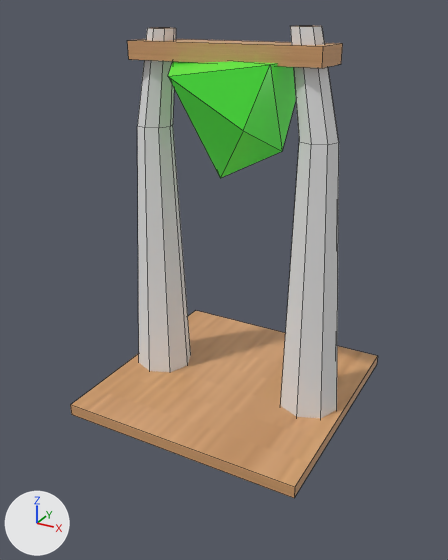
The FBX model Assets/Models/Crystalliser.fbx: old version first, new version second.
Camera for both pictures: a 50 mm lens placed at (4.36, -8.3, 6.09), pointed at (-0.15, -0.1, 1.99). The lights are fixed; the arrows at lower left show +X, +Y and +Z. Mesh edges are drawn as thin lines. Where no turn or scale is listed for an object, it has been applied to the vertices.

Before the edit, the objects in view are built like this:
```python
me_cube = bpy.data.meshes.new('Cube')
me_cube.from_pydata(...)  # 64 vertices, 48 faces; spans x -2.0..2.0, y -2.0..2.0, z -2.07..3.91
# faces by material slot: [16, 32]
me_cube.materials.append(mat_material_003)  # picture img_woodgrain_jpg
me_cube.materials.append(mat_material_002)  # white #e7e7e7
# before: 1 (2.0, 2.0, -2.07) at pixel (376, 364), 3 (2.0, -2.0, -2.07) at pixel (294, 498), 5 (-2.0, 2.0, -2.07), 7 (-2.0, -2.0, -2.07) at pixel (71, 414)
me_icosphere_003 = bpy.data.meshes.new('Icosphere.003')
me_icosphere_003.from_pydata(...)  # 9 vertices, 14 faces; spans x -1.04..0.85, y -0.94..1.06, z -1.73..0.0
me_icosphere_003.materials.append(mat_material_001)  # green #43e731
ob_cube = bpy.data.objects.new('Cube', me_cube)
ob_cube.location = (0.0, 0.0, 1.95)
ob_icosphere_001 = bpy.data.objects.new('Icosphere.001', me_icosphere_003)
ob_icosphere_001.location = (-0.03, 0.03, 5.41)
```
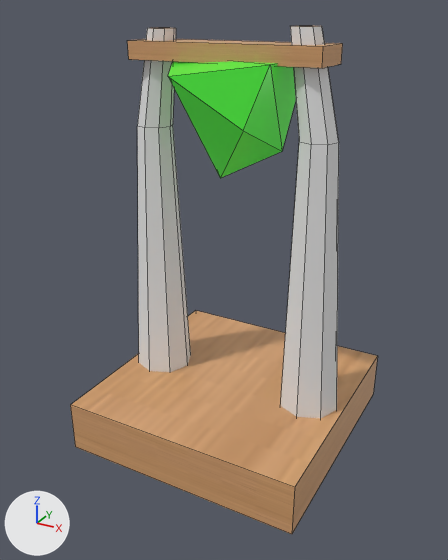
Pixel boxes [x1, y1, x2, y2] of what changed, in the pictures (448 x 560 px; the box of a moved part takes in the faces that stretch with it):
'Cube', reshaped (8% taller)
    before: [70, 26, 378, 498]
    after: [70, 26, 378, 534]
part 1 of me_cube, moved or reshaped
    before: [70, 356, 378, 498]
    after: [70, 356, 378, 534]

The change, as a list of edits to the scene's bpy script:
```text
Change me_cube:
    where me_cube.from_pydata(...)  # 64 vertices, 48 faces; spans x -2.0..2.0, y -2.0..2.0, z -2.07..3.91
    used by ob_cube; location = (0.0, 0.0, 1.95)
    me_cube part 1
    add for i in [1, 3, 5, 7]: me_cube.vertices[i].co += Vector((0.0, 0.0, -0.67))
```
